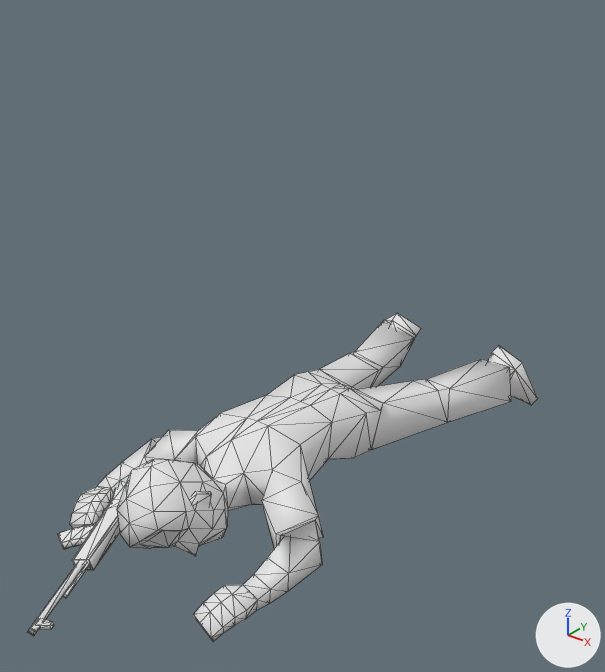
Two versions of the OBJ model Res/player_male_down_1.obj, one commit apart.
The view is the same before and after, from a 50 mm camera at (1.66, -2.61, 1.8) aimed at (0.11, -0.68, 0.6). Lighting does not change. The marker at lower right points along +X, +Y and +Z. Mesh edges are drawn as thin lines. Where no turn or scale is listed for an object, it has been applied to the vertices.

Names of what the first picture shows: 'Human'.
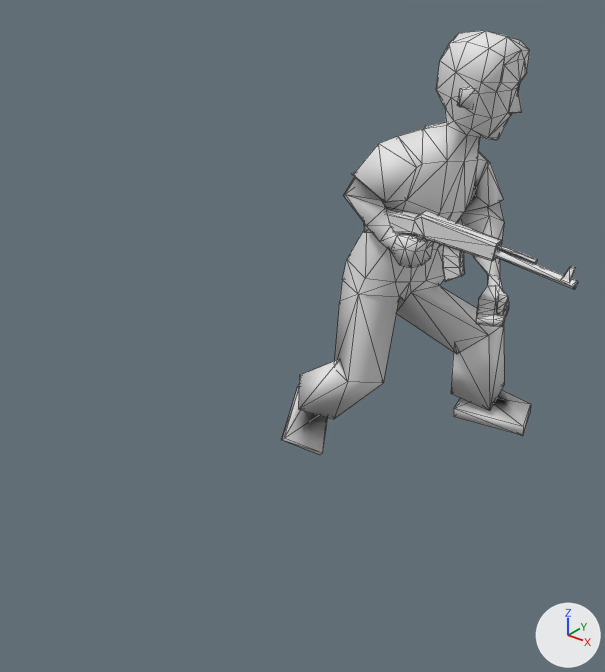
Boxes [x1, y1, x2, y2] around the edits, measured in the pictures (605 x 672 px; the box of a moved part takes in the faces that stretch with it):
'Human', reshaped (42% narrower, 29% taller)
    before: [28, 313, 538, 642]
    after: [281, 30, 578, 455]
part 1 of me_human, moved or reshaped (not visible before)
    after: [457, 87, 473, 109]
part 2 of me_human, moved or reshaped
    before: [72, 482, 127, 570]
    after: [363, 207, 502, 261]
part 3 of me_human, moved or reshaped
    before: [28, 562, 84, 636]
    after: [495, 249, 578, 290]
part 4 of me_human, moved or reshaped
    before: [58, 525, 94, 549]
    after: [442, 245, 465, 282]
part 5 of me_human, added
    after: [281, 30, 531, 455]
part 6 of me_human, deleted
    before: [70, 313, 538, 642]
part 7 of me_human, deleted
    before: [63, 563, 89, 598]
part 8 of me_human, deleted
    before: [37, 618, 54, 629]
part 9 of me_human, deleted
    before: [191, 491, 212, 505]
part 10 of me_human, added
    after: [498, 244, 576, 281]

What changed in the scene script:
```text
Change me_human:
    used by ob_human; location = (0.0, 0.0, 0.0)
    remove me_human.from_pydata(...)  # 449 vertices, 836 faces; spans x -0.43..0.5, y -1.72..0.57, z -0.03..0.32
    remove me_human.materials.append(mat_material)  # white #e7e7e7
    add me_human.from_pydata(...)  # 452 vertices, 842 faces; spans x -0.31..0.81, y -0.38..0.26, z -0.18..1.5
    me_human part 1: the loose piece of 8 vertices spanning x -0.12..-0.04, y -1.2..-1.13, z 0.02..0.07 is multiplied about its middle by the matrix ((0.528, -0.609, -0.592), (0.744, -0.006, 0.669), (-0.411, -0.793, 0.449)), then moved by (0.42, 1.05, 1.27)
    me_human part 2: the loose piece of 48 vertices spanning x -0.43..-0.1, y -1.47..-0.99, z 0.0..0.08 is multiplied about its middle by the matrix ((0.536, -0.843, 0.047), (0.21, 0.079, -0.975), (0.818, 0.532, 0.219)), then moved by (0.54, 1.02, 0.83)
    me_human part 3: the loose piece of 13 vertices spanning x -0.15..-0.01, y -1.72..-1.44, z 0.02..0.05 is multiplied about its middle by the matrix ((0.536, -0.843, 0.047), (0.21, 0.079, -0.975), (0.818, 0.532, 0.219)), then moved by (0.75, 1.39, 0.79)
    me_human part 4: the loose piece of 40 vertices spanning x -0.35..-0.2, y -1.42..-1.3, z -0.01..0.05 is multiplied about its middle by the matrix ((0.536, -0.843, 0.047), (0.21, 0.079, -0.975), (0.818, 0.532, 0.219)), then moved by (0.66, 1.16, 0.77)
    me_human part 5: a new loose piece of 291 vertices spanning x -0.31..0.59, y -0.38..0.26, z -0.18..1.5
    me_human part 6: the loose piece of 288 vertices spanning x -0.42..0.5, y -1.4..0.57, z -0.03..0.32 is deleted
    me_human part 7: the loose piece of 12 vertices spanning x -0.13..-0.05, y -1.58..-1.44, z 0.03..0.05 is deleted
    me_human part 8: the loose piece of 8 vertices spanning x -0.05..0.01, y -1.7..-1.66, z 0.03..0.05 is deleted
    me_human part 9: the loose piece of 8 vertices spanning x 0.07..0.12, y -1.2..-1.12, z 0.18..0.25 is deleted
    me_human part 10
    20 vertices are added at x 0.53..0.8, y -0.21..-0.18, z 0.81..0.88
    28 new faces join them
```
